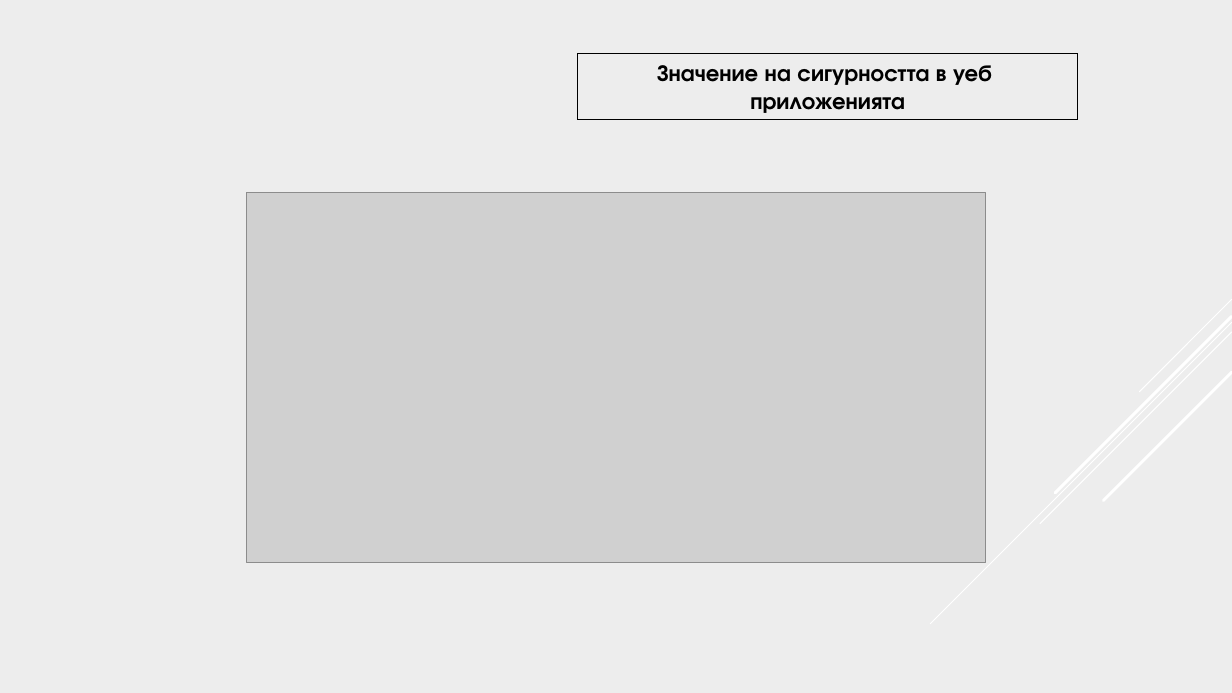
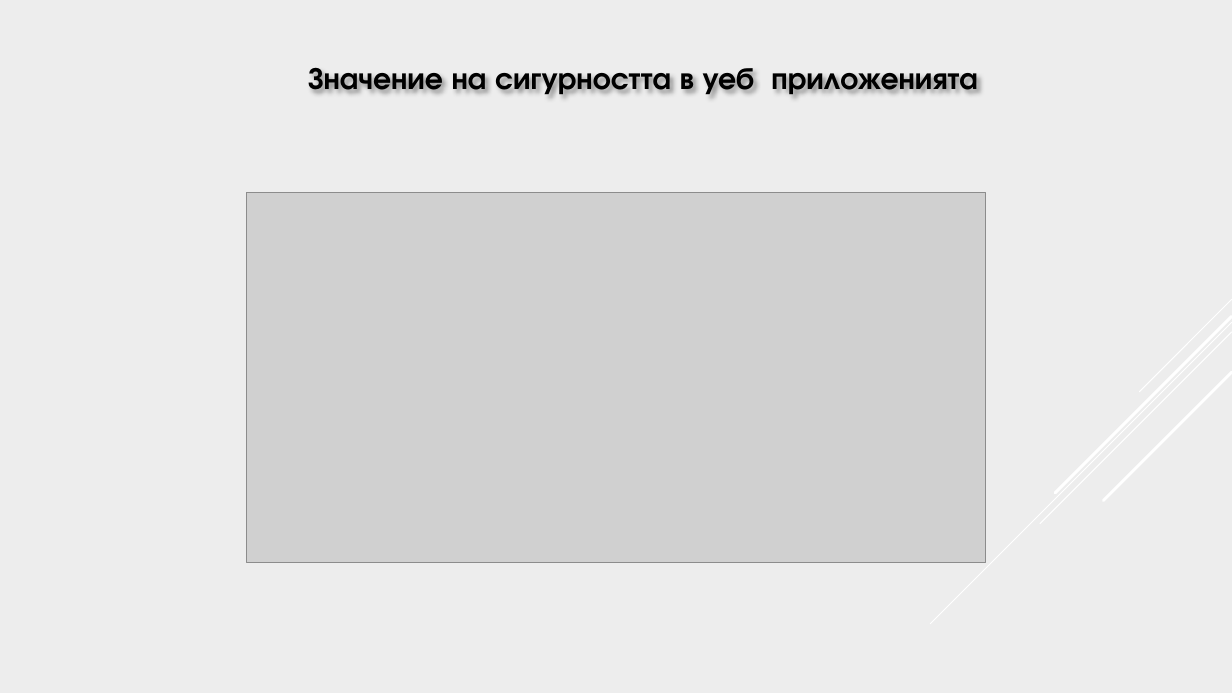
Before and after one commit to pgee-dzi2024/Theme_2501, a slide deck: slide 4 of dr/Защита.pptx. Drawn at 1232x693 pixels with LibreOffice and Linux fonts; fonts in the diff are those of the drawing; grey boxes stand for pictures. Boxes give left, top, right and bottom in pixels: in the first picture for what was removed or moved away, otherwise in the second. Text is boxed around its words. In the diff, an @@ line names an element or a change of style, - is before the commit and + after.

```diff
--- a/dr/Защита.pptx
+++ b/dr/Защита.pptx
@@ text "Значение на сигурността в уеб ...": place and size @@
-text "Значение на сигурността в уеб ..." at box(578, 54, 1079, 119)
+text "Значение на сигурността в уеб ..." at box(308, 68, 977, 95)
@@ text "Значение на сигурността в уеб ..." at box(308, 68, 977, 95): size 18 to 24 pt; outline #000000 0.75 pt to none @@
```
Also in this commit, not shown: 7 other slides changed, 1 slide added, 1 slide removed, 3 other files.
